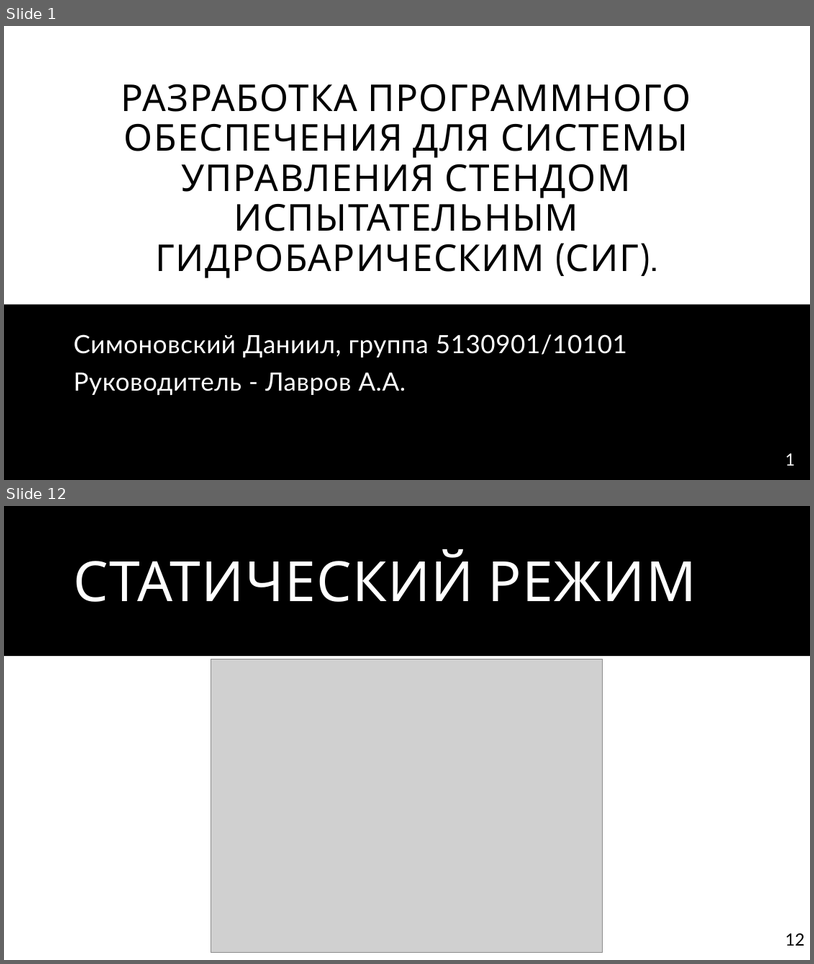
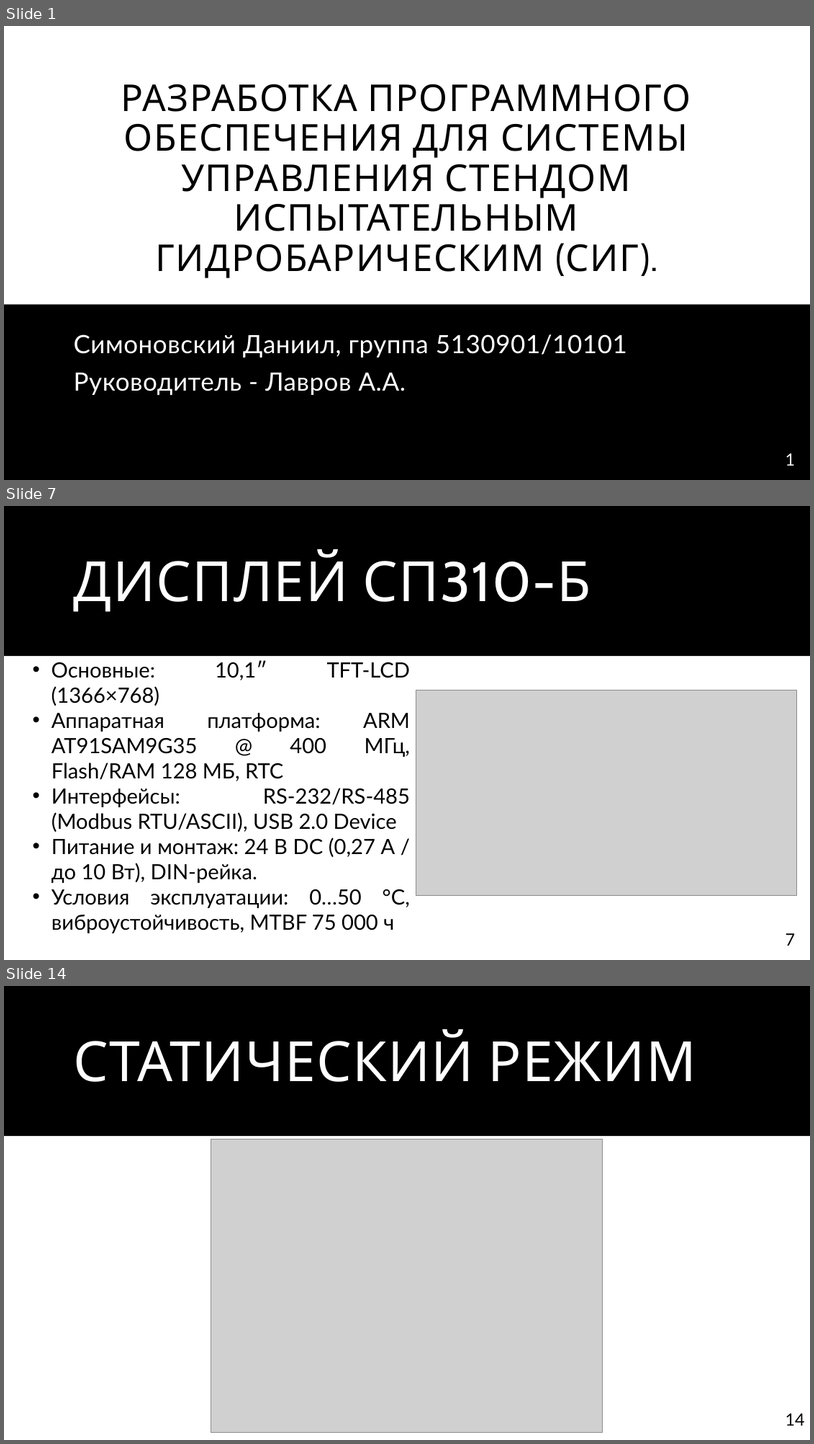
Before and after one commit to DafterT/FQW-SIG, a slide deck: Presentation/Защита СИГ.pptx. Shown one above the other, each under a label of ours: slides 1 and 12 before the commit, slides 1, 7 and 14 after it; the slides between them are not shown. The pictures are 814x964 and 814x1444 pixels, drawn with LibreOffice and Linux fonts; fonts in the diff are those of the drawing; grey boxes stand for pictures. Boxes give left, top, right and bottom in pixels: in the first picture for what was removed or moved away, otherwise in the second. Text is boxed around its words. In the diff, an @@ line names an element or a change of style, - is before the commit and + after.

```diff
--- a/Presentation/Защита СИГ.pptx
+++ b/Presentation/Защита СИГ.pptx
@@ slide 7 added at (4, 506, 810, 960), background #FFFFFF; not listed: 2 template elements that a slide beside it also shows @@
@@ title added at (74, 549, 591, 612), 66 pt, text #FFFFFF @@
+ДИСПЛЕЙ СП310-Б
@@ text added at (52, 660, 411, 933), 25 pt, text #000000 @@
+• Основные: 10,1″ TFT-LCD (1366×768)
+• Аппаратная платформа: ARM AT91SAM9G35 @ 400 МГц, Flash/RAM 128 МБ, RTC
+• Интерфейсы: RS-232/RS-485 (Modbus RTU/ASCII), USB 2.0 Device
+• Питание и монтаж: 24 В DC (0,27 А / до 10 Вт), DIN-рейка.
+• Условия эксплуатации: 0…50 °C, виброустойчивость, MTBF 75 000 ч
@@ picture added at (416, 690, 797, 896) @@
@@ what was slide 12 is now slide 14 @@
@@ page number at (786, 1413, 805, 1425): text changed @@
-12
+14
```
Also in this commit, not shown: 4 slides changed, 8 other slides added, 9 slides removed, 19 other files.
